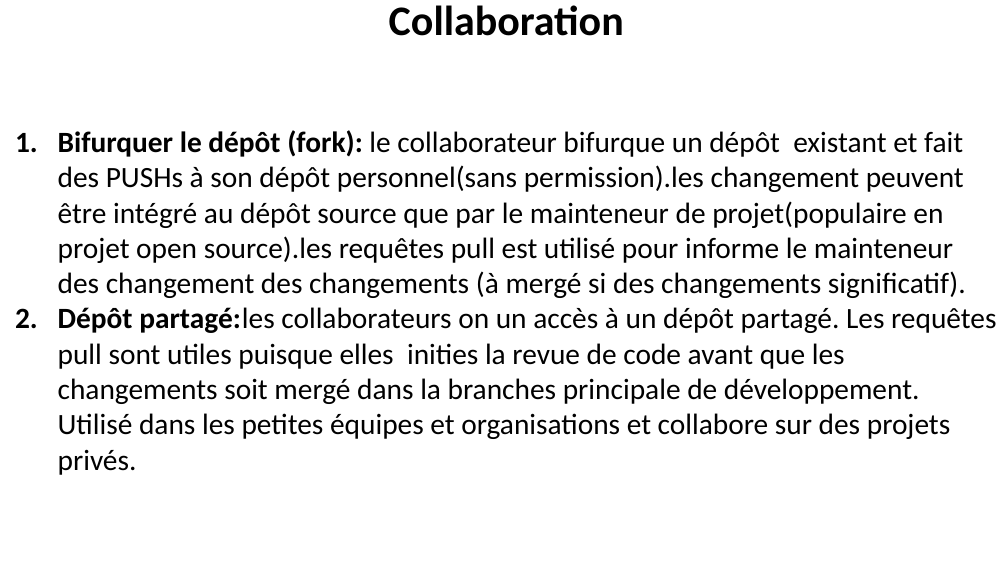
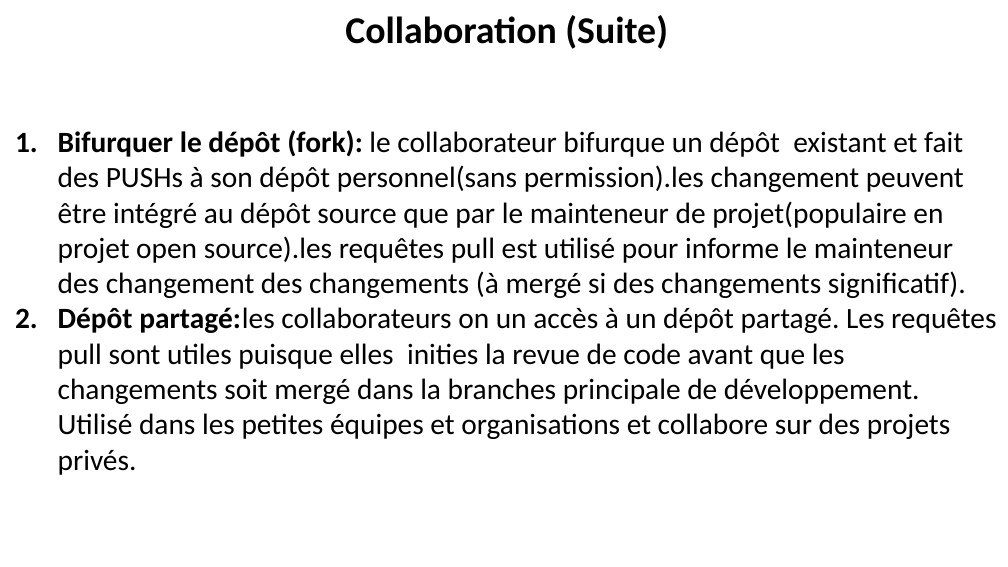
Before and after one commit to belakebiboussad/form, a slide deck: slide 25 of Formation Git.pptx (slide 26 before the commit). Drawn at 1008x567 pixels with LibreOffice and Linux fonts; fonts in the diff are those of the drawing. Boxes give left, top, right and bottom in pixels: in the first picture for what was removed or moved away, otherwise in the second. Text is boxed around its words. In the diff, an @@ line names an element or a change of style, - is before the commit and + after.

```diff
--- a/Formation Git.pptx
+++ b/Formation Git.pptx
@@ title at (345, 15, 668, 49): text changed; size 40 to 36 pt @@
-Collaboration
+Collaboration (Suite)
```
Also in this commit, not shown: 17 other slides changed, 6 slides added, 6 slides removed, 3 other files.
